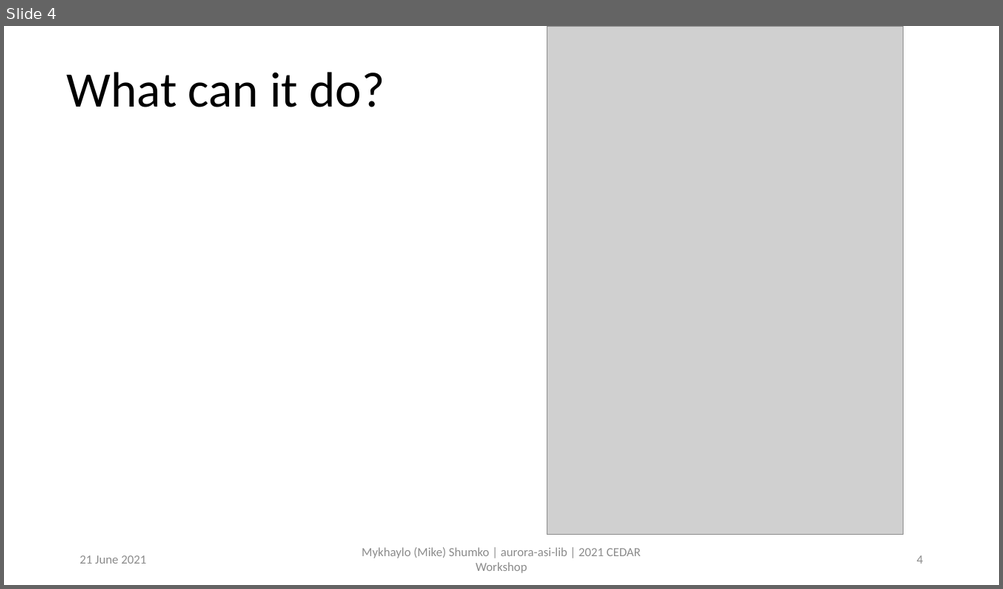
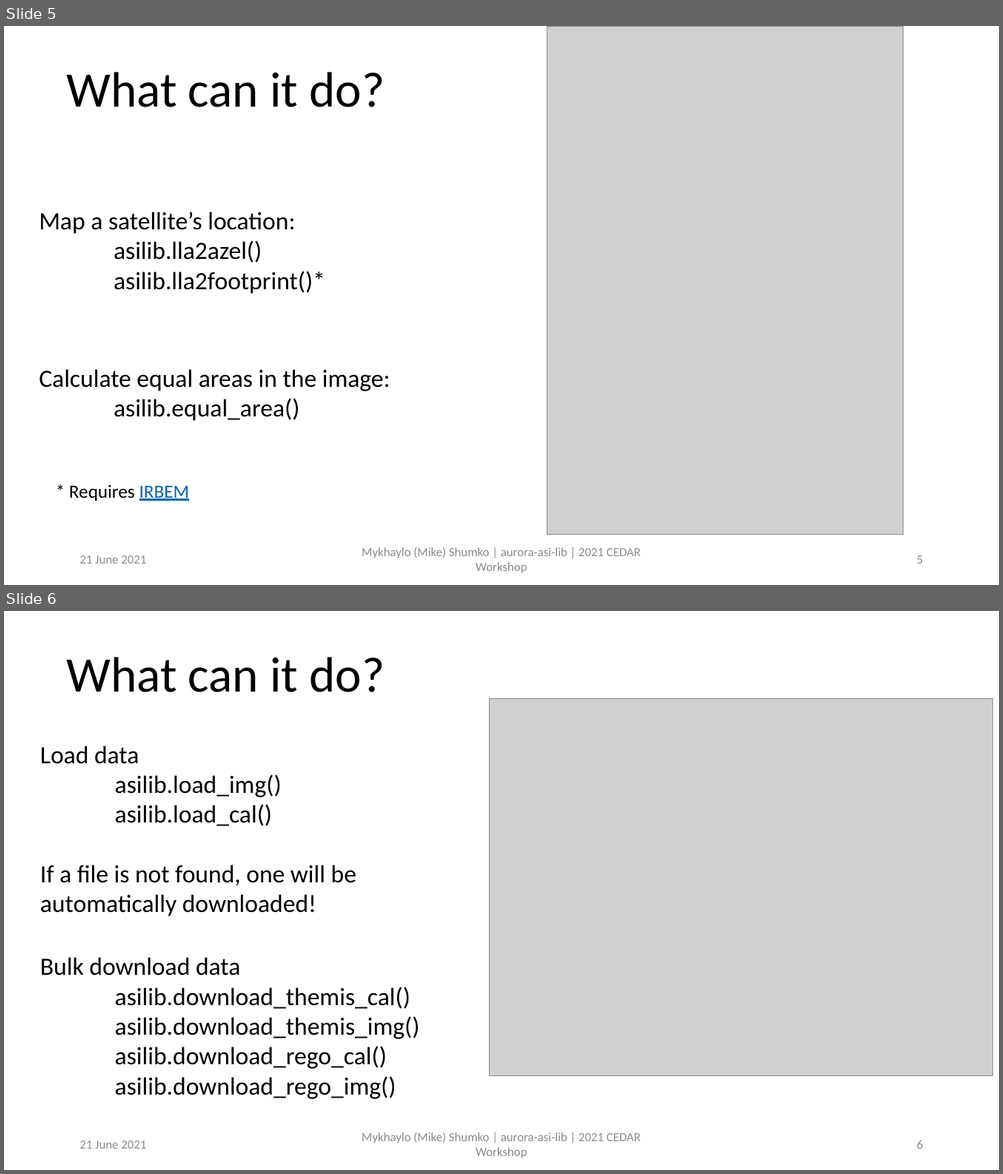
Before and after one commit to mshumko/asilib, a slide deck: presentations/2021_cedar_shumko_asilib.pptx. Shown one above the other, each under a label of ours: slide 4 before the commit, slides 5 and 6 after it. The pictures are 1003x589 and 1003x1174 pixels, drawn with LibreOffice and Linux fonts; fonts in the diff are those of the drawing; grey boxes stand for pictures. Boxes give left, top, right and bottom in pixels: in the first picture for what was removed or moved away, otherwise in the second. Text is boxed around its words. In the diff, an @@ line names an element or a change of style, - is before the commit and + after.

```diff
--- a/presentations/2021_cedar_shumko_asilib.pptx
+++ b/presentations/2021_cedar_shumko_asilib.pptx
@@ slide 6 added at (x1=4, y1=611, x2=999, y2=1170), background #FFFFFF @@
@@ text added at (x1=67, y1=657, x2=384, y2=692), 48 pt, text #000000 @@
+What can it do?
@@ picture added at (x1=489, y1=699, x2=993, y2=1076) @@
@@ text added at (x1=40, y1=746, x2=356, y2=917), 24 pt, text #000000 @@
+Load data
+asilib.load_img()
+asilib.load_cal()
+If a file is not found, one will be automatically downloaded!
@@ text added at (x1=40, y1=957, x2=420, y2=1099), 24 pt, text #000000 @@
+Bulk download data
+asilib.download_themis_cal()
+asilib.download_themis_img()
+asilib.download_rego_cal()
+asilib.download_rego_img()
@@ text added at (x1=79, y1=1141, x2=146, y2=1149), 12 pt, text #8C8C8C @@
+21 June 2021
@@ text added at (x1=361, y1=1133, x2=640, y2=1159), 12 pt, text #8C8C8C @@
+Mykhaylo (Mike) Shumko | aurora-asi-lib | 2021 CEDAR Workshop
@@ page number added at (x1=916, y1=1141, x2=922, y2=1149), 12 pt, text #8C8C8C @@
+6
@@ what was slide 4 is now slide 5 @@
@@ slide 5 changed as well @@
@@ text added at (x1=39, y1=212, x2=325, y2=294), 24 pt, text #000000 @@
+Map a satellite’s location:
+asilib.lla2azel()
+asilib.lla2footprint()*
@@ text added at (x1=39, y1=369, x2=390, y2=421), 24 pt, text #000000 @@
+Calculate equal areas in the image:
+asilib.equal_area()
@@ text added at (x1=69, y1=485, x2=189, y2=501), 18 pt, text #000000 @@
+* Requires IRBEM
@@ page number at (x1=916, y1=556, x2=922, y2=564): text changed @@
-4
+5
```
Also in this commit, not shown: 6 other slides changed, 2 other slides added, 1 other file.
